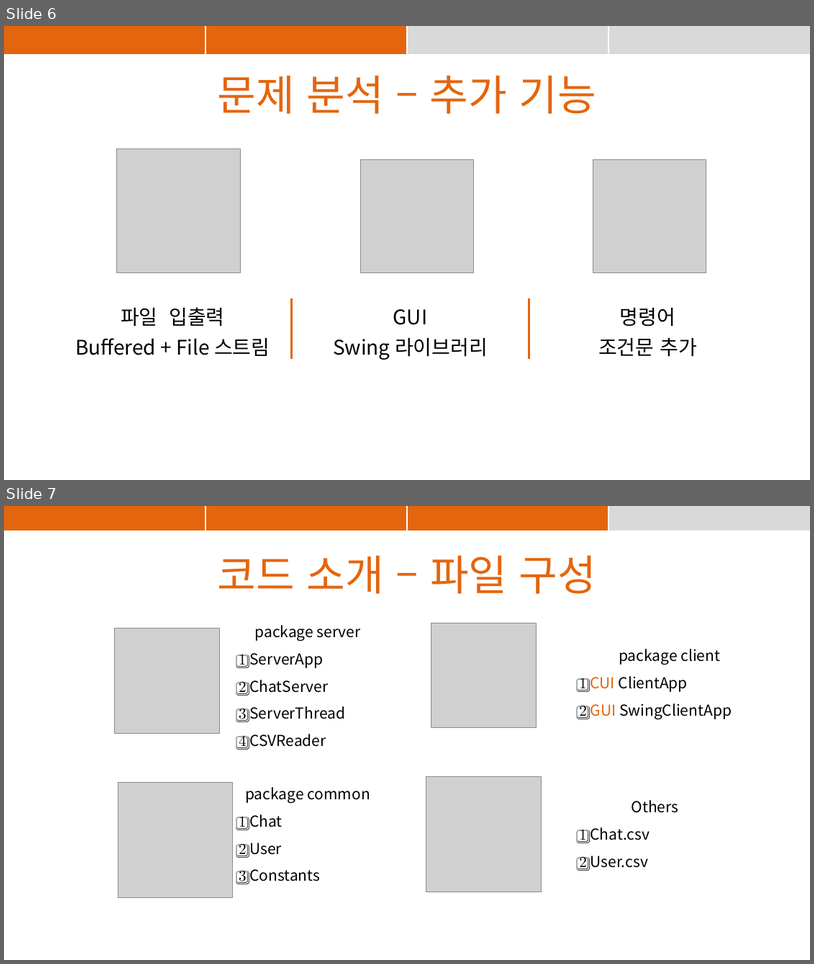
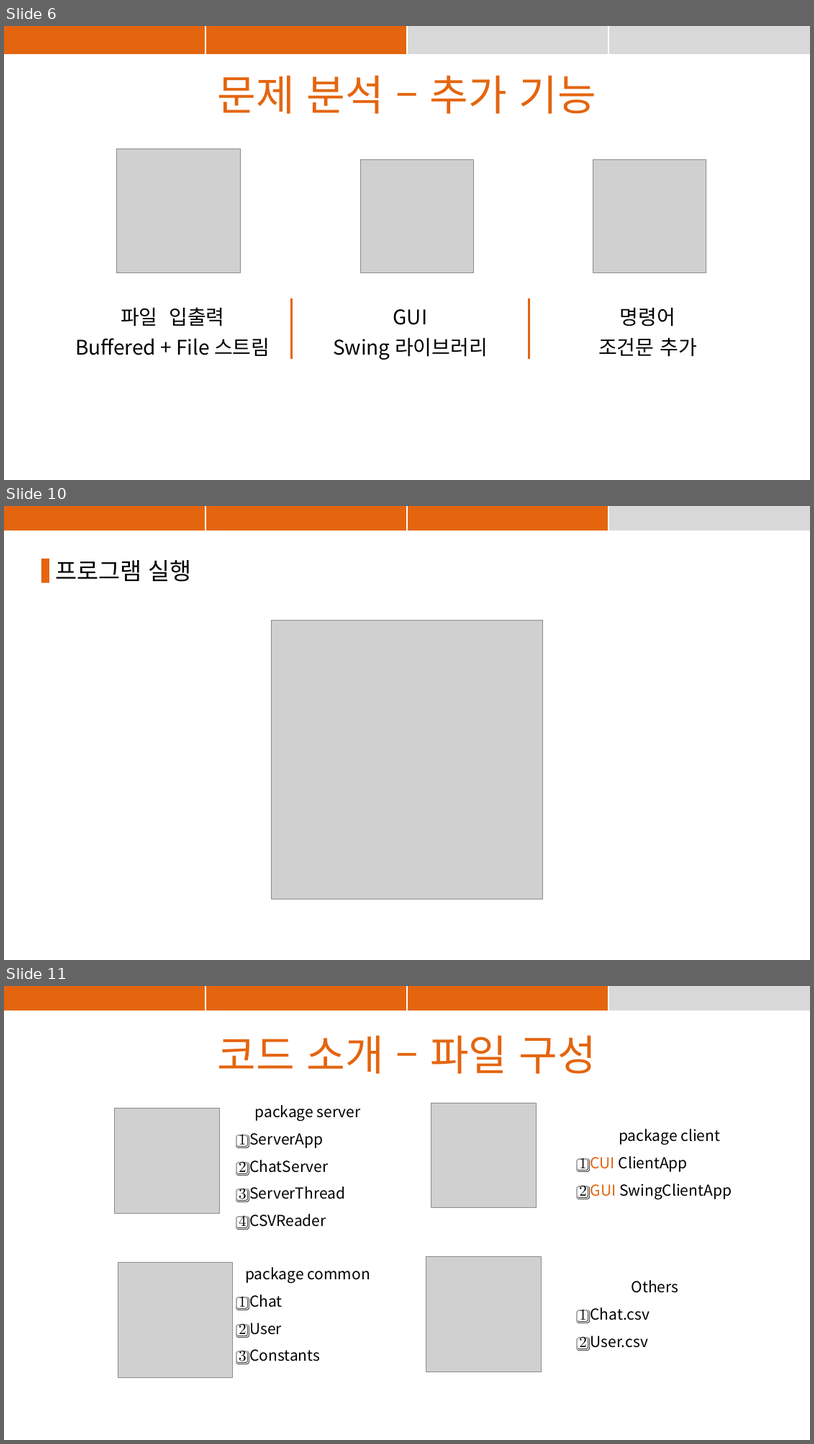
Before and after one commit to suyons/strangechat, a slide deck: StrangeChat_PPT.pptx. Shown one above the other, each under a label of ours: slides 6 and 7 before the commit, slides 6, 10 and 11 after it; the slides between them are not shown. The pictures are 814x964 and 814x1444 pixels, drawn with LibreOffice and Linux fonts; fonts in the diff are those of the drawing; grey boxes stand for pictures. Boxes give left, top, right and bottom in pixels: in the first picture for what was removed or moved away, otherwise in the second. Text is boxed around its words. In the diff, an @@ line names an element or a change of style, - is before the commit and + after.

```diff
--- a/StrangeChat_PPT.pptx
+++ b/StrangeChat_PPT.pptx
@@ slide 10 added at box(4, 506, 810, 960), background #FFFFFF @@
@@ table added at box(4, 506, 810, 530), 1 rows, 4 columns @@
+ |  |  | 
@@ rectangle added at box(41, 559, 49, 583), fill #E4650E @@
@@ text added at box(55, 560, 191, 582), 28 pt, text #000000 @@
+프로그램 실행
@@ picture added at box(271, 620, 543, 899) @@
@@ what was slide 7 is now slide 11 @@
```
Also in this commit, not shown: 35 other slides added, 1 other file.
